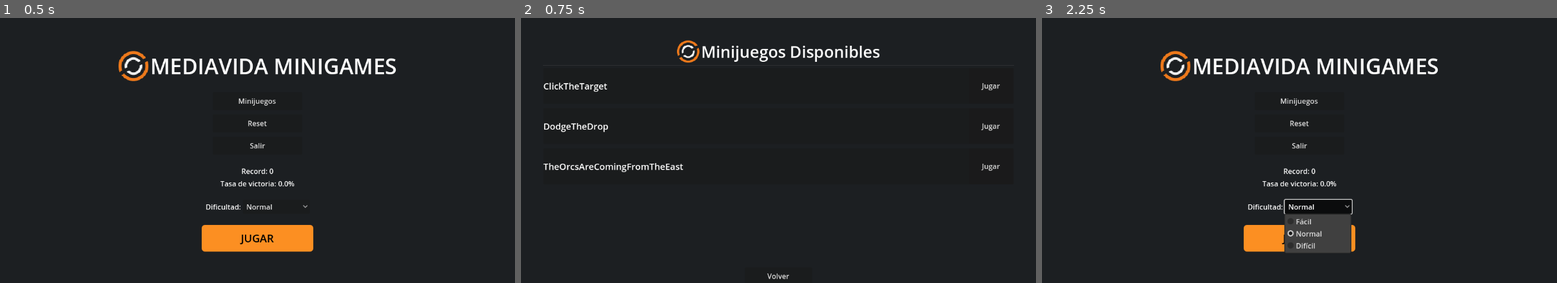
Above: before the commit, frames 1-3 (left to right).
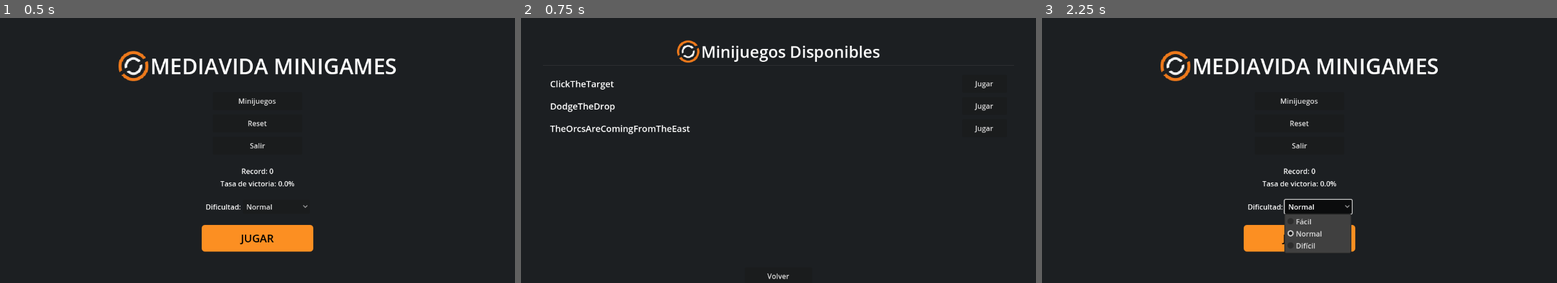
Above: after the commit, the same moments.

Repository: Jastro/mediavida-minigames
Game: Godot game, scene res://scenes/MainMenu.tscn
Same seed, same stepped clock (60 frames per second), same inputs: the game is played once before the commit and once after it. Sound files missing from this copy of the repository are replaced by a short silence.
Inputs:
- Up to frame 1 (0.5 s): no input
- Up to frame 2 (0.75 s): click "Minijuegos" at 0.5 s
- Up to frame 3 (2.25 s): click "Volver" at 1.25 s; click "Normal" at 2 s

Frame 1 is identical in both runs. In frame 2, 1.5% of the frame differs, in the area x 4-93%, y 23-59%; in frame 3, nothing differs.

Commit message:
Polishing menues

Diff:
--- a/minigames/DodgeTheDrop/obstacle.gd
+++ b/minigames/DodgeTheDrop/obstacle.gd
@@ -31,6 +31,5 @@
 func _on_body_entered(body: Node2D) -> void:
 	if body.name == "Player":
 		GameManager.screen_shake(100.0, 1)
-		print("¡Colisión con el jugador!")
 		if game_scene:
 			game_scene.end_game(false)
--- a/minigames/DodgeTheDrop/player.gd
+++ b/minigames/DodgeTheDrop/player.gd
@@ -2,7 +2,7 @@
 
 @export var speed := 300.0
 
-func _physics_process(delta):
+func _physics_process(_delta):
 	var direction = Vector2.ZERO
 
 	if Input.is_action_pressed("action1"):
--- a/minigames/TheOrcsAreComingFromTheEast/characters/archer/arrow_path.tscn
+++ b/minigames/TheOrcsAreComingFromTheEast/characters/archer/arrow_path.tscn
@@ -1,6 +1,6 @@
 [gd_scene load_steps=3 format=3 uid="uid://dyptpgk8wejld"]
 
-[ext_resource type="Script" uid="uid://dxgv24g7gwyro" path="res://arrow_path.gd" id="1_62wsd"]
+[ext_resource type="Script" uid="uid://dxgv24g7gwyro" path="res://minigames/TheOrcsAreComingFromTheEast/characters/archer/arrow_path.gd" id="1_62wsd"]
 
 [sub_resource type="Curve2D" id="Curve2D_llfw7"]
 
--- a/scenes/MainMenu.gd
+++ b/scenes/MainMenu.gd
@@ -45,7 +45,7 @@
 	GameManager.set_difficulty(index as GameManager.Difficulty)
 
 func _on_minigames_button_pressed():
-	get_tree().change_scene_to_file("res://scenes/MinigamesList.tscn")
+	get_tree().change_scene_to_file("res://scenes/ui/MiniGamesMenu/MinigamesList.tscn")
 
 func _on_quit_button_pressed():
 	get_tree().quit()
--- a/scenes/MinigamesList.gd
+++ /dev/null
@@ -1,43 +0,0 @@
-extends Control
-
-@onready var minigames_list = $VBoxContainer/ScrollContainer/MinigamesList
-
-func _ready():
-	load_minigames()
-
-func load_minigames():
-	for child in minigames_list.get_children():
-		child.queue_free()
-
-	for minigame_path in GameManager.available_minigames:
-		var item = create_minigame_item(minigame_path)
-		minigames_list.add_child(item)
-
-func create_minigame_item(path: String) -> Panel:
-	var panel = Panel.new()
-	panel.custom_minimum_size = Vector2(0, 80)
-
-	var hbox = HBoxContainer.new()
-	hbox.set_anchors_preset(Control.PRESET_FULL_RECT)
-	hbox.add_theme_constant_override("separation", 20)
-	panel.add_child(hbox)
-
-	var name_label = Label.new()
-	name_label.text = path.get_file().get_basename()
-	name_label.add_theme_font_size_override("font_size", 20)
-	name_label.size_flags_horizontal = Control.SIZE_EXPAND_FILL
-	hbox.add_child(name_label)
-
-	var play_button = Button.new()
-	play_button.text = "Jugar"
-	play_button.custom_minimum_size = Vector2(100, 40)
-	play_button.pressed.connect(_on_play_minigame.bind(path))
-	hbox.add_child(play_button)
-
-	return panel
-
-func _on_play_minigame(path: String):
-	get_tree().change_scene_to_file(path)
-
-func _on_back_button_pressed():
-	get_tree().change_scene_to_file("res://scenes/MainMenu.tscn")
--- /dev/null
+++ b/scenes/ui/MiniGamesMenu/MinigamesList.gd
@@ -0,0 +1,28 @@
+extends Control
+
+var minigame_option_scn : PackedScene
+
+func _ready():
+	minigame_option_scn = preload("res://scenes/ui/MiniGamesMenu/minigame_option.tscn")
+	load_minigames()
+
+func load_minigames():
+	for child in %MinigamesList.get_children():
+		child.queue_free()
+
+	for minigame_path in GameManager.available_minigames:
+		var item = create_minigame_item(minigame_path)
+		%MinigamesList.add_child(item)
+
+func create_minigame_item(path: String) -> MarginContainer:
+	var minigame_option = minigame_option_scn.instantiate() as MarginContainer
+	minigame_option.set_minigame_path(path)
+	minigame_option.Selected.connect(_on_play_minigame)
+	return minigame_option
+
+
+func _on_play_minigame(path: String):
+	get_tree().change_scene_to_file(path)
+
+func _on_back_button_pressed():
+	get_tree().change_scene_to_file("res://scenes/MainMenu.tscn")
--- a/scenes/MinigamesList.tscn
+++ b/scenes/ui/MiniGamesMenu/MinigamesList.tscn
@@ -1,6 +1,6 @@
 [gd_scene load_steps=3 format=3 uid="uid://b7r48oqw1w4b8"]
 
-[ext_resource type="Script" uid="uid://ceya061ynwn31" path="res://scenes/MinigamesList.gd" id="1_3y8kx"]
+[ext_resource type="Script" uid="uid://ceya061ynwn31" path="res://scenes/ui/MiniGamesMenu/MinigamesList.gd" id="1_3y8kx"]
 [ext_resource type="Texture2D" uid="uid://5hwkxpg17d3l" path="res://assets/logomv.png" id="2_eb2wh"]
 
 [node name="MinigamesList" type="Control"]
@@ -57,7 +57,17 @@
 layout_mode = 2
 size_flags_vertical = 3
 
-[node name="MinigamesList" type="VBoxContainer" parent="VBoxContainer/ScrollContainer"]
+[node name="MarginContainer" type="MarginContainer" parent="VBoxContainer/ScrollContainer"]
+layout_mode = 2
+size_flags_horizontal = 3
+size_flags_vertical = 3
+theme_override_constants/margin_left = 15
+theme_override_constants/margin_top = 15
+theme_override_constants/margin_right = 15
+theme_override_constants/margin_bottom = 15
+
+[node name="MinigamesList" type="VBoxContainer" parent="VBoxContainer/ScrollContainer/MarginContainer"]
+unique_name_in_owner = true
 layout_mode = 2
 size_flags_horizontal = 3
 theme_override_constants/separation = 10
--- /dev/null
+++ b/scenes/ui/MiniGamesMenu/minigame_option.gd
@@ -0,0 +1,15 @@
+extends MarginContainer
+
+signal Selected(path : String)
+
+var path
+
+func _ready():
+	%Button.pressed.connect(_on_pressed)
+
+func set_minigame_path(game_path: String):
+	path = game_path
+	%Label.text = path.get_file().get_basename()
+
+func _on_pressed():
+	Selected.emit(path)
--- /dev/null
+++ b/scenes/ui/MiniGamesMenu/minigame_option.tscn
@@ -0,0 +1,22 @@
+[gd_scene load_steps=2 format=3 uid="uid://bcq8a3fysp2tj"]
+
+[ext_resource type="Script" uid="uid://bmb6wxcgop405" path="res://scenes/ui/MiniGamesMenu/minigame_option.gd" id="1_68gdy"]
+
+[node name="MinigameOption" type="MarginContainer"]
+script = ExtResource("1_68gdy")
+
+[node name="HBoxContainer" type="HBoxContainer" parent="."]
+layout_mode = 2
+
+[node name="Label" type="Label" parent="HBoxContainer"]
+unique_name_in_owner = true
+layout_mode = 2
+size_flags_horizontal = 3
+theme_override_font_sizes/font_size = 20
+text = "Name"
+
+[node name="Button" type="Button" parent="HBoxContainer"]
+unique_name_in_owner = true
+custom_minimum_size = Vector2(100, 40)
+layout_mode = 2
+text = "Jugar"
Renamed: arrow_path.gd -> minigames/TheOrcsAreComingFromTheEast/characters/archer/arrow_path.gd
Renamed: arrow_path.gd.uid -> minigames/TheOrcsAreComingFromTheEast/characters/archer/arrow_path.gd.uid
Renamed: scenes/MinigamesList.gd.uid -> scenes/ui/MiniGamesMenu/MinigamesList.gd.uid
Not shown, added: scenes/ui/MiniGamesMenu/minigame_option.gd.uid
